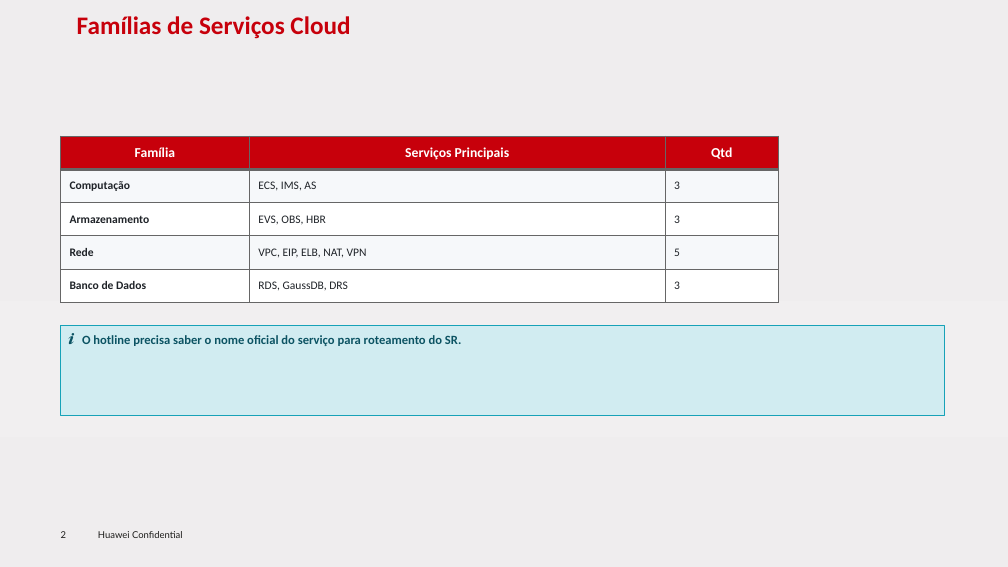
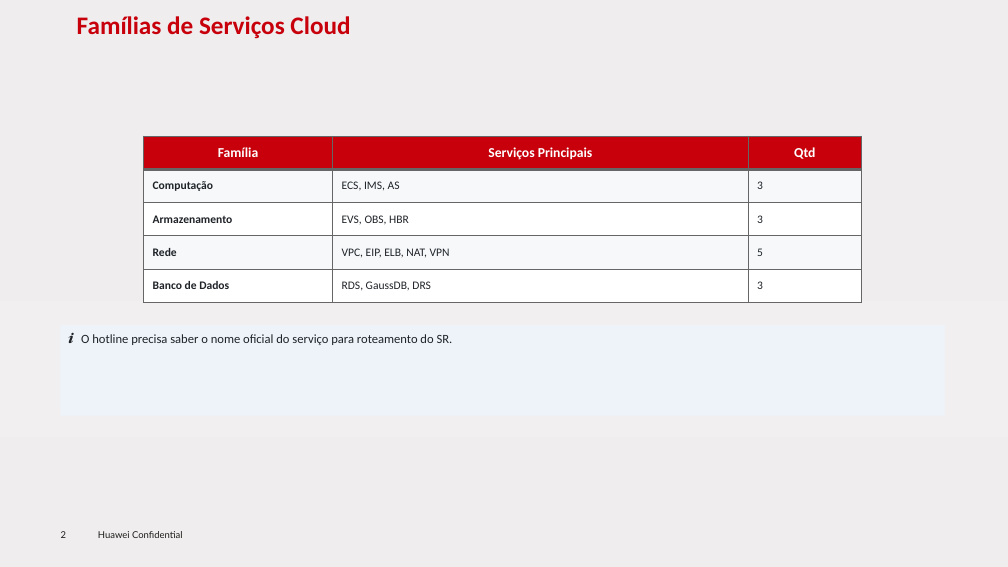
Before and after one commit to RaulMyron/Huawei-doc-templates, a slide deck: slide 2 of examples/ppt/pt/sample-pt.pptx. Drawn at 1008x567 pixels with LibreOffice and Linux fonts; fonts in the diff are those of the drawing; background and template pictures are left out. Boxes give left, top, right and bottom in pixels: in the first picture for what was removed or moved away, otherwise in the second. Text is boxed around its words. In the diff, an @@ line names an element or a change of style, - is before the commit and + after.

Commit message:
Regenerate all samples with updated callout colors
- PPT: sample-pt.pptx, sample-en.pptx (+ PDFs)
- Guide: main.pdf (pt + en) recompiled with XeLaTeX
- Technical: sample-report.docx (pt + en) regenerated
- Setup guide: setup-guide.pdf recompiled

```diff
--- a/examples/ppt/pt/sample-pt.pptx
+++ b/examples/ppt/pt/sample-pt.pptx
@@ table: place and size @@
-table at (60,136,778,302)
+table at (144,136,861,302)
@@ text "ℹ O hotline precisa saber ...": place and size @@
-text "ℹ O hotline precisa saber ..." at (60,325,945,416)
+text "ℹ O hotline precisa saber ..." at (68,333,453,345)
@@ text "ℹ O hotline precisa saber ..." at (68,333,453,345): size 15 to 14 pt in "ℹ"; text colour #0C5363 to #1F2328, bold off; outline #17A2B8 1 pt to none @@
```
Also in this commit, not shown: 2 other slides changed, 7 other files.
